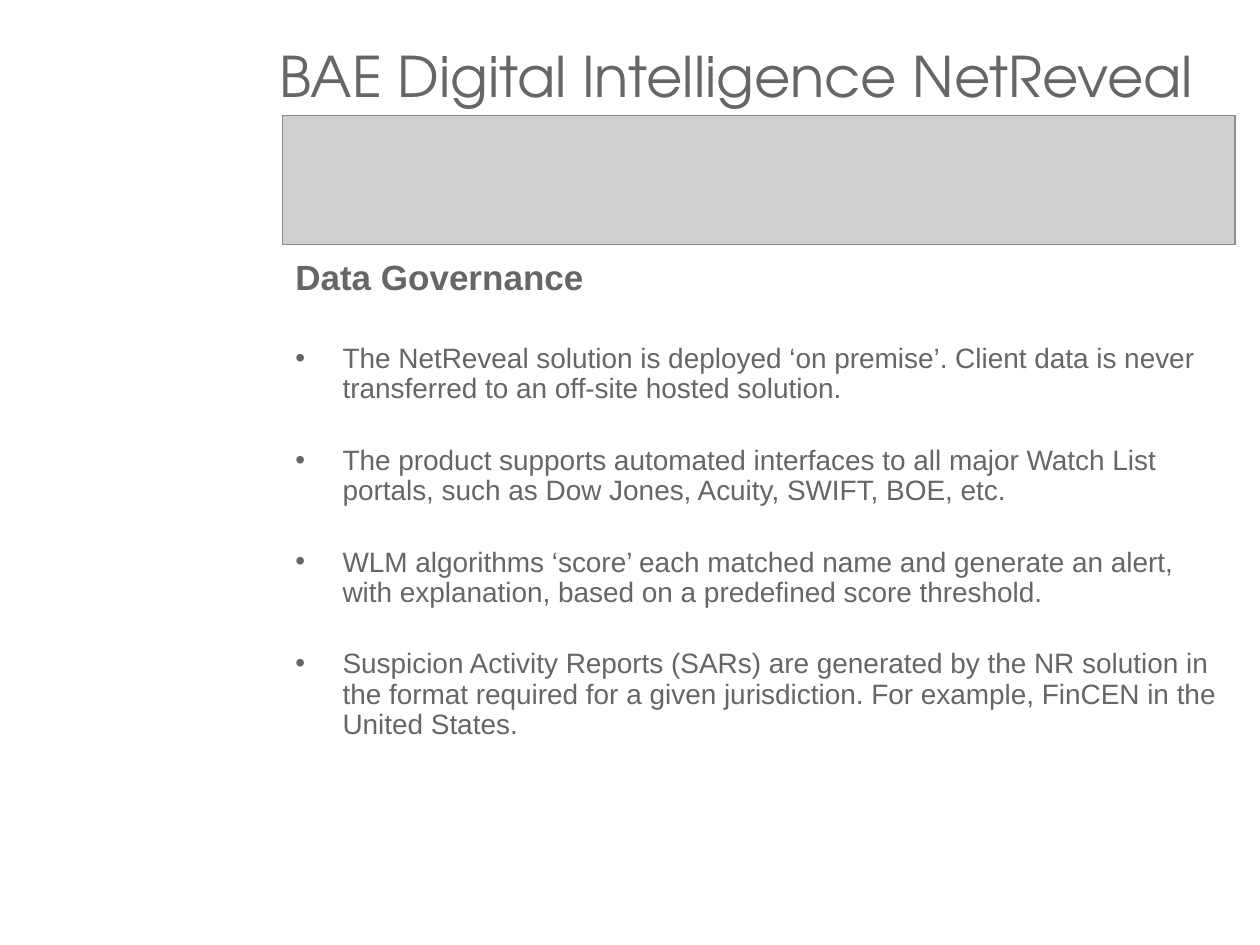
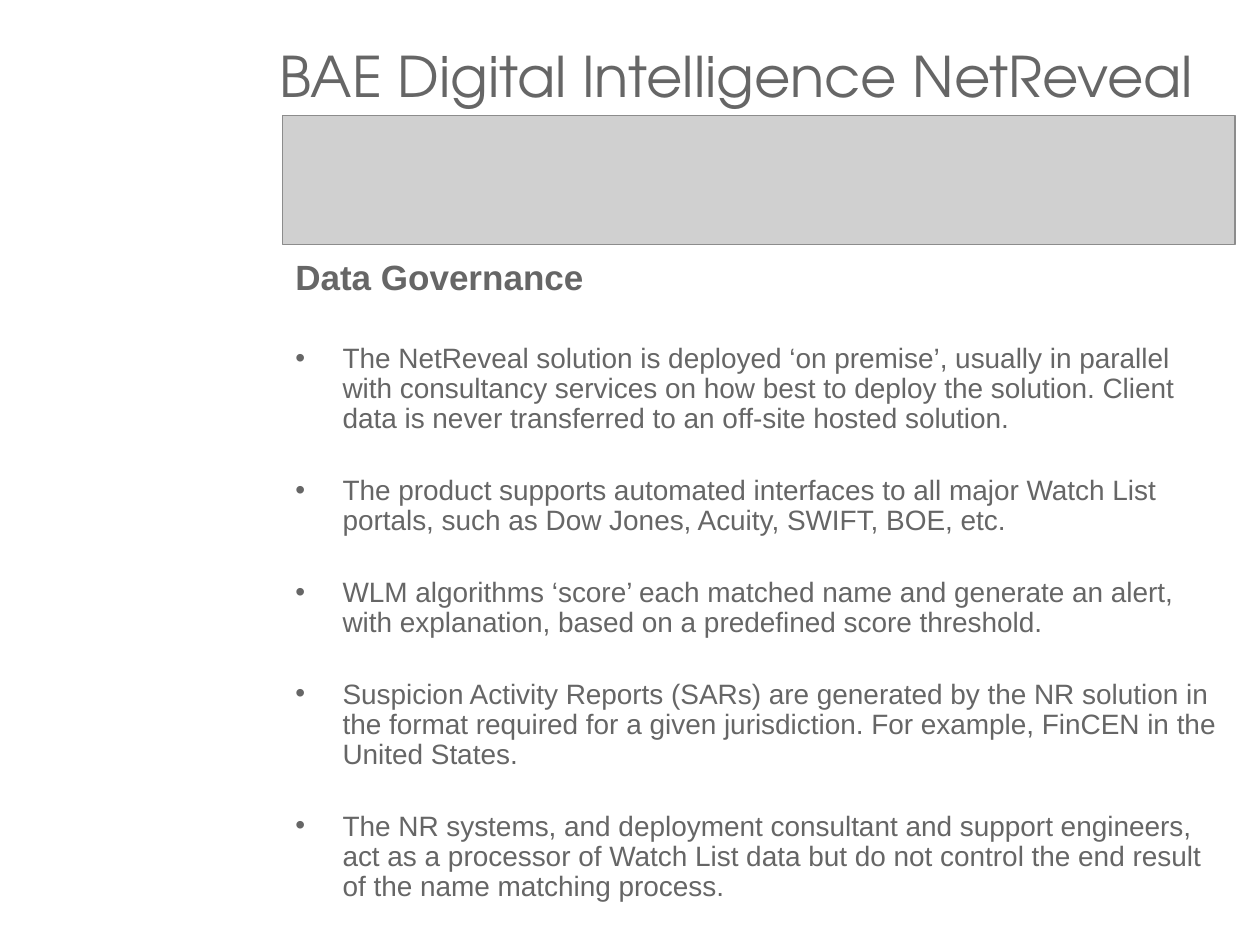
Before and after one commit to JackDaedalus/DataMgmtCA1, a slide deck: slide 11 of PPT_CA1/Data Management - CA1 - AML WLM Ethics - Student Ciaran Finnegan d21124026 v1-3 240222.pptx. Drawn at 1260x945 pixels with LibreOffice and Linux fonts; fonts in the diff are those of the drawing; grey boxes stand for pictures; background and template pictures are left out. Boxes give left, top, right and bottom in pixels: in the first picture for what was removed or moved away, otherwise in the second. Text is boxed around its words. In the diff, an @@ line names an element or a change of style, - is before the commit and + after.

```diff
--- a/PPT_CA1/Data Management - CA1 - AML WLM Ethics - Student Ciaran Finnegan d21124026 v1-3 240222.pptx
+++ b/PPT_CA1/Data Management - CA1 - AML WLM Ethics - Student Ciaran Finnegan d21124026 v1-3 240222.pptx
@@ text at [343, 347, 1174, 429]: text changed @@
-• The NetReveal solution is deployed ‘on premise’. Client data is never transferred to an off-site hosted solution.
+• The NetReveal solution is deployed ‘on premise’, usually in parallel with consultancy services on how best to deploy the solution. Client data is never transferred to an off-site hosted solution.
@@ text at [343, 815, 1201, 901]: paragraph added @@
+• The NR systems, and deployment consultant and support engineers, act as a processor of Watch List data but do not control the end result of the name matching process.
```
Also in this commit, not shown: 3 other files.
